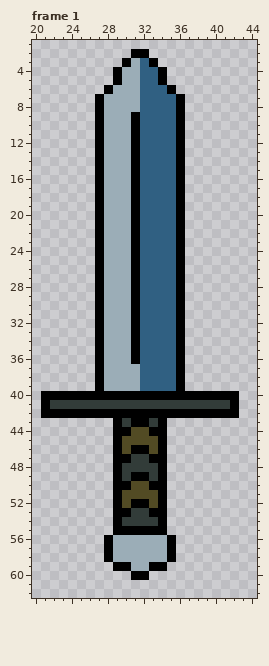
Pixel-art file -- game/config/symbols/sword_attack/sword_attack.aseprite. Above, as it was before the edit.
64x64 pixels, 1 frame. Shown: frame 1: x 20..44, y 1..62. The commit also changed other frames, which this record leaves out.
The same view after the edit:
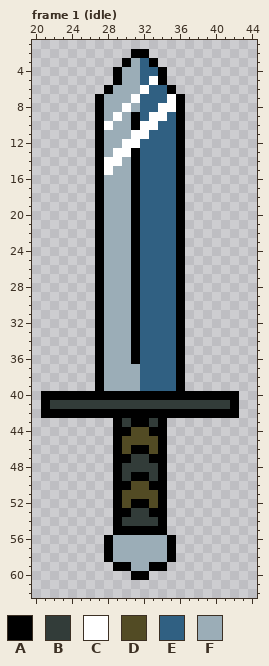
Palette (. is transparent): A #000000  B #323c39  C #ffffff  D #524b24  E #306082  F #9badb7
Difference:
{"change": "layer \"Layer 2\" added"}
{"where": "frame 1 (idle), layer \"Layer 2\""}
{"frame":1,"y":5,"x":33,"old":"E","new":"C"}
{"frame":1,"y":6,"x":32,"old":"E","new":"C"}
{"frame":1,"y":7,"x":31,"old":"F","new":"C"}
{"frame":1,"y":7,"x":35,"old":"E","new":"C"}
{"frame":1,"y":8,"x":30,"old":"F","new":"C"}
{"frame":1,"y":8,"x":34,"old":"EE","new":"CC"}
{"frame":1,"y":9,"x":29,"old":"F","new":"C"}
{"frame":1,"y":9,"x":33,"old":"EE","new":"CC"}
{"frame":1,"y":10,"x":28,"old":"F","new":"C"}
{"frame":1,"y":10,"x":32,"old":"EE","new":"CC"}
{"frame":1,"y":11,"x":31,"old":"AE","new":"CC"}
{"frame":1,"y":12,"x":30,"old":"FA","new":"CC"}
{"frame":1,"y":13,"x":29,"old":"FF","new":"CC"}
{"frame":1,"y":14,"x":28,"old":"FF","new":"CC"}
{"frame":1,"y":15,"x":28,"old":"F","new":"C"}
{"label":"changed","picture_box":[104,76,176,175]}
